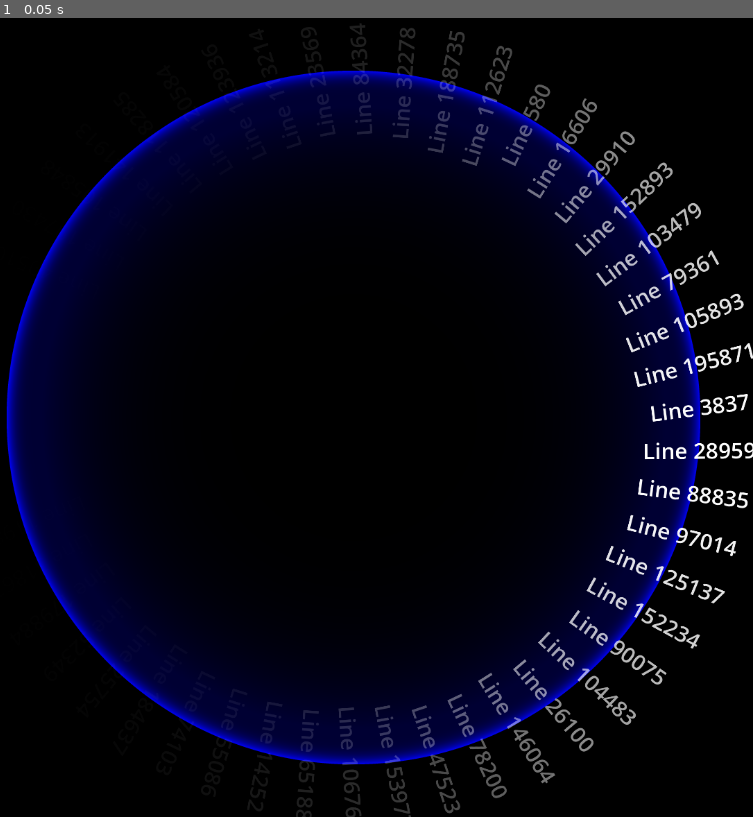
Above: before the commit, frame 1.
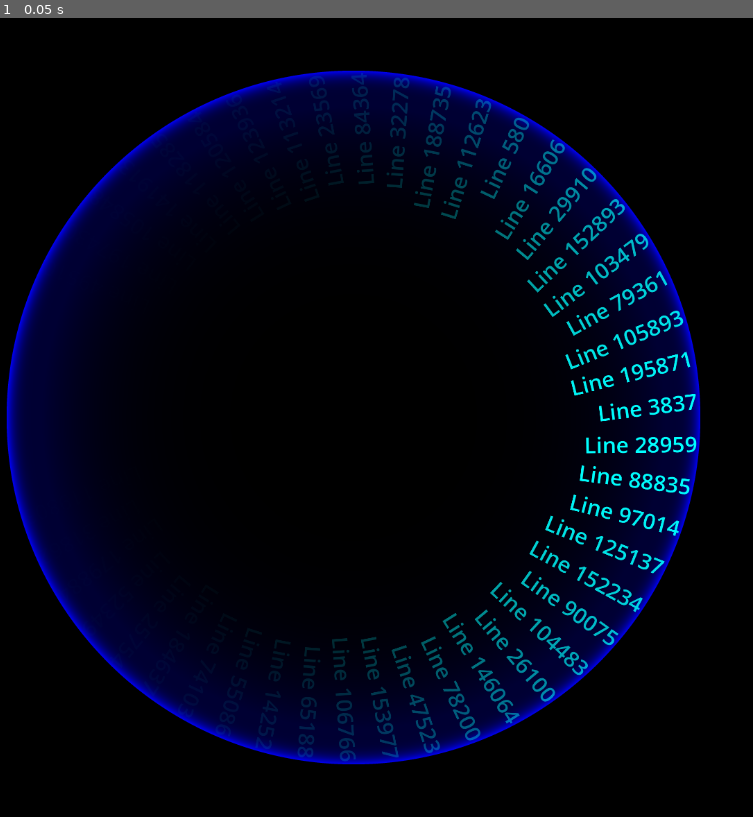
Above: after the commit, the same moment.

Repository: Heros-Tempus/Spinning-Wheel
Game: Godot game, scene res://root.tscn
Two runs of this game, one before a commit and one after it. Both use one fixed random seed, a clock stepped at 60 frames per second and the inputs below. The engine's default icon, where the game draws it, is replaced by a stand-in: a white triangle on a blue panel in a dark square.
Inputs:
- Up to frame 1 (0.05 s): no input

The runs differ from the first frame. In frame 1, 6.3% of the frame differs, in the area x 39-100%, y 0-100%.

Commit message:
Added customizable settings and draggable position

Diff:
--- a/main.gd
+++ b/main.gd
@@ -12,15 +12,35 @@
 var slowdown = false
 var slowdown_total = 0
 
-var text_alignment = "center"
+var text_alignment = "right"
+var default_text_alignment = "right"
+
+var wheel_png = "wheel.png"
+var wheel_color = Color(1,0,0,1)
+
+var text_color = Color(1, 1, 1)
+
+var fade_factor = 0.09
+
+var output_side = "right"
+var output_color_change = true
+var output_color = Color(1,0,1)
 
 var a = -1
+
+var window_position = Vector2i(0,0)
+var mouse_position = Vector2i(0,0)
 
 # Called when the node enters the scene tree for the first time.
 func _ready():
 	get_tree().get_root().set_transparent_background(true)
 	randomize()
+	load_settings("res://settings.txt")
+	set_wheel_png()
+	color_wheel()
 	fill_wheel()
+	if output_side == "left":
+		$BoxContainer/VBoxContainer/circle.rotation_degrees = 90
 
 
 func fill_wheel():
@@ -30,10 +50,13 @@
 		if a*WHEELSPACING < 1:
 			var b = add_label((input.pick_random()))
 			b.set_progress_ratio(a*WHEELSPACING)
-			var col = Color(1,1,1,normal(a*WHEELSPACING))
+			var col = Color(text_color,normal(a*WHEELSPACING))
 			var settings = LabelSettings.new()
 			b.get_child(0).label_settings = set_label_settings(settings, col)
-			allign_text(b.get_child((0)),b,text_alignment)
+			if output_side == "right":
+				align_text(b.get_child((0)),b,text_alignment)
+			if output_side == "left":
+				align_text_flipped(b.get_child((0)),b,text_alignment)
 
 func load_file(file):
 	var out = []
@@ -46,6 +69,31 @@
 		out.pop_back()
 	return out
 
+func load_settings(file):
+	var f = FileAccess.open(file,FileAccess.READ)
+	while not f.eof_reached(): # iterate through all lines until the end of file is reached
+		var line = f.get_line()
+		var x = line.split(":")
+		match x[0]:
+			"text_alignment":
+				text_alignment = x[1]
+			"wheel_png":
+				wheel_png = x[1]
+			"wheel_color":
+				wheel_color = to_color4(x[1])
+			"text_color":
+				text_color = to_color3(x[1])
+			"fade_factor":
+				fade_factor = float(x[1])
+			"output_side":
+				output_side = x[1]
+			"output_color_change":
+				output_color_change = to_bool(x[1])
+			"output_color":
+				output_color = to_color3(x[1])
+	f.close()
+	pass
+
 # Called every frame. 'delta' is the elapsed time since the previous frame.
 func _process(delta):
 	randomize()
@@ -53,9 +101,12 @@
 		for p in $BoxContainer/VBoxContainer/circle.get_children():
 			if p.get_child(0).text == "":
 				p.get_child(0).text = input.pick_random()
-				allign_text(p.get_child(0),p,text_alignment)
+				if output_side == "right":
+					align_text(p.get_child(0),p,text_alignment)
+				if output_side == "left":
+					align_text_flipped(p.get_child(0),p,text_alignment)
 			p.set_progress_ratio(p.get_progress_ratio()+(delta*speed))
-			var col = Color(1,1,1,normal(p.get_progress_ratio()))
+			var col = Color(text_color, normal(p.get_progress_ratio()))
 			var settings = LabelSettings.new()
 			p.get_child(0).label_settings = set_label_settings(settings, col)
 			if p.get_progress_ratio()+delta > 1:
@@ -72,8 +123,9 @@
 				if abs(x.get_rotation_degrees())>a:
 					a = abs(x.get_rotation_degrees())
 					index = x
-			var c = Color(1,0,1,1)
-			index.get_child(0).label_settings.set_font_color(c)
+			if output_color_change:
+				var c = output_color
+				index.get_child(0).label_settings.set_font_color(c)
 
 
 func add_label(text):
@@ -82,8 +134,10 @@
 	l.text = text
 	l.label_settings = LabelSettings.new()
 	l.label_settings.font_size = FONTSIZE
-	l.rotation_degrees = -90
-	allign_text(l,p, text_alignment)
+	if output_side == "right":
+		l.rotation_degrees = -90
+	if output_side == "left":
+		l.rotation_degrees = 90
 	$BoxContainer/VBoxContainer/circle.add_child(p)
 	p.loop = true
 	p.progress_ratio= 0.26
@@ -93,7 +147,7 @@
 func normal(x):
 	const a = 1
 	const b = 0.5
-	const c = 0.09
+	var c = fade_factor
 	const e = exp(1)
 	return pow(a*e, -pow(x-b,2)/pow(2*c,2))
 
@@ -102,6 +156,17 @@
 		if event.button_index == MOUSE_BUTTON_LEFT and event.double_click:
 			rot = not rot
 			reset()
+		elif event.button_index == MOUSE_BUTTON_LEFT and event.pressed:
+			#set starting position
+			window_position = DisplayServer.window_get_position()
+			mouse_position = event.global_position
+
+		elif event.button_index == MOUSE_BUTTON_LEFT and event.is_released:
+			#calculate end position
+			#set end position
+			var delta =  mouse_position - event.global_position
+			DisplayServer.window_set_position(Vector2i(window_position) - Vector2i(delta))
+			pass
 		elif event.button_index == MOUSE_BUTTON_MASK_RIGHT and event.double_click:
 			get_tree().quit()
 
@@ -118,7 +183,7 @@
 	setting.outline_color = Color(0,0,0,normal(a*WHEELSPACING))
 	return setting
 
-func allign_text(label, pathfollow, alignment):
+func align_text(label, pathfollow, alignment):
 	#vertically alligns the text
 	label.set_anchor_and_offset(SIDE_BOTTOM,0,0)
 	label.set_anchor_and_offset(SIDE_TOP,0,0)
@@ -126,10 +191,48 @@
 	label.set_anchor_and_offset(SIDE_LEFT,0,32)
 
 	match alignment:
-		"left":
+		"outside":
 			pathfollow.v_offset=0
-		"right":
+		"inside":
 			pathfollow.v_offset=label.get_minimum_size()[0]
 		"center":
 			pathfollow.v_offset=label.get_minimum_size()[0]/2
-	pass
+		_:
+			align_text(label,pathfollow,default_text_alignment)
+
+func align_text_flipped(label, pathfollow, alignment):
+	#vertically alligns the text
+	label.set_anchor_and_offset(SIDE_BOTTOM,0,0)
+	label.set_anchor_and_offset(SIDE_TOP,0,0)
+	label.set_anchor_and_offset(SIDE_RIGHT,0,32)
+	label.set_anchor_and_offset(SIDE_LEFT,0,32)
+
+	match alignment:
+		"outside":
+			pathfollow.v_offset=-label.get_minimum_size()[0]
+		"inside":
+			pathfollow.v_offset=0
+		"center":
+			pathfollow.v_offset=-label.get_minimum_size()[0]/2
+		_:
+			align_text(label,pathfollow,default_text_alignment)
+
+func color_wheel():
+	$BoxContainer/VBoxContainer/Wheel.modulate = Color(wheel_color)
+
+func set_wheel_png():
+	$BoxContainer/VBoxContainer/Wheel.texture = load("res://" + wheel_png)
+
+func to_bool(x):
+	if x == "true":
+		return true
+	else:
+		return false
+
+func to_color3(x):
+	var c = x.split(",")
+	return Color(float(c[0]), float(c[1]), float(c[2]))
+
+func to_color4(x):
+	var c = x.split(",")
+	return Color(float(c[0]), float(c[1]), float(c[2]), float(c[3]))
--- a/root.tscn
+++ b/root.tscn
@@ -1,18 +1,14 @@
-[gd_scene load_steps=7 format=3 uid="uid://270dkmk0hf28"]
+[gd_scene load_steps=5 format=3 uid="uid://270dkmk0hf28"]
 
 [ext_resource type="Script" path="res://main.gd" id="1_dmuqu"]
 [ext_resource type="Script" path="res://circle.gd" id="2_7h31i"]
-[ext_resource type="Texture2D" uid="uid://bka8jiwm5vtym" path="res://icon.svg" id="3_ka3iq"]
-[ext_resource type="Texture2D" uid="uid://c0kwt7xp5qd76" path="res://wheel.png" id="4_dggph"]
+[ext_resource type="Texture2D" uid="uid://cxdwwj5hafosi" path="res://black-wheel.png" id="4_aaaqx"]
 
-[sub_resource type="Curve2D" id="Curve2D_avxdb"]
+[sub_resource type="Curve2D" id="Curve2D_2g13s"]
 _data = {
 "points": PackedVector2Array(0, 0, 0, 0, 0, -1000, 0, 0, 0, 0, 19.6337, -999.807, 0, 0, 0, 0, 39.2598, -999.229, 0, 0,  …(9755 unchanged characters)…
 }
 point_count = 321
-
-[sub_resource type="LabelSettings" id="LabelSettings_1v15o"]
-font_size = 64
 
 [node name="root" type="Control"]
 layout_mode = 3
@@ -33,6 +29,7 @@
 anchor_bottom = 1.0
 grow_horizontal = 2
 grow_vertical = 2
+alignment = 1
 
 [node name="VBoxContainer" type="VBoxContainer" parent="BoxContainer"]
 layout_mode = 2
@@ -41,33 +38,13 @@
 alignment = 1
 
 [node name="circle" type="Path2D" parent="BoxContainer/VBoxContainer"]
-position = Vector2(3.18876, 9.53868)
 rotation = -1.5708
 scale = Vector2(0.495038, 0.495038)
-curve = SubResource("Curve2D_avxdb")
+curve = SubResource("Curve2D_2g13s")
 script = ExtResource("2_7h31i")
 
-[node name="PathFollow2D" type="PathFollow2D" parent="BoxContainer/VBoxContainer/circle"]
-position = Vector2(168.858, 985.596)
-rotation = 2.9747
-progress = 2971.89
-
-[node name="Label" type="Label" parent="BoxContainer/VBoxContainer/circle/PathFollow2D"]
-visible = false
-anchors_preset = -1
-offset_left = 32.0
-offset_right = 32.0
-grow_horizontal = 2
-rotation = -1.5708
-text = "TEST"
-label_settings = SubResource("LabelSettings_1v15o")
-
-[node name="Icon" type="Sprite2D" parent="BoxContainer/VBoxContainer"]
-z_index = -1
-texture = ExtResource("3_ka3iq")
-
 [node name="Wheel" type="Sprite2D" parent="BoxContainer/VBoxContainer"]
-z_index = -1
-texture = ExtResource("4_dggph")
+z_index = -2
+texture = ExtResource("4_aaaqx")
 
 [connection signal="gui_input" from="BoxContainer" to="." method="_on_box_container_gui_input"]
Binary file added: alpha-wheel.png
Not shown, added: alpha-wheel.png.import
Binary file added: black-wheel.png
Not shown, added: black-wheel.png.import
Not shown, added: export_presets.cfg
Not shown, added: settings.txt
Not shown, added: gip8D95.tmp
Not shown, added: gipDB17.tmp
